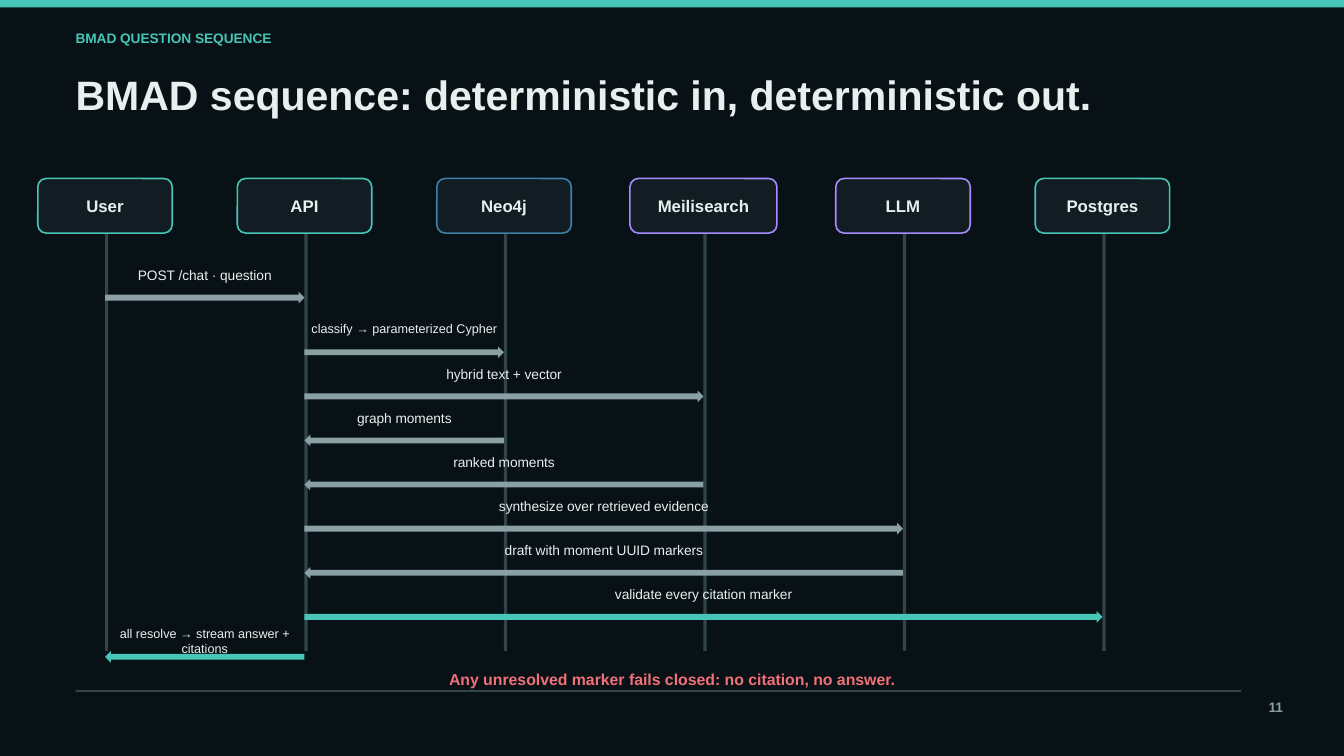
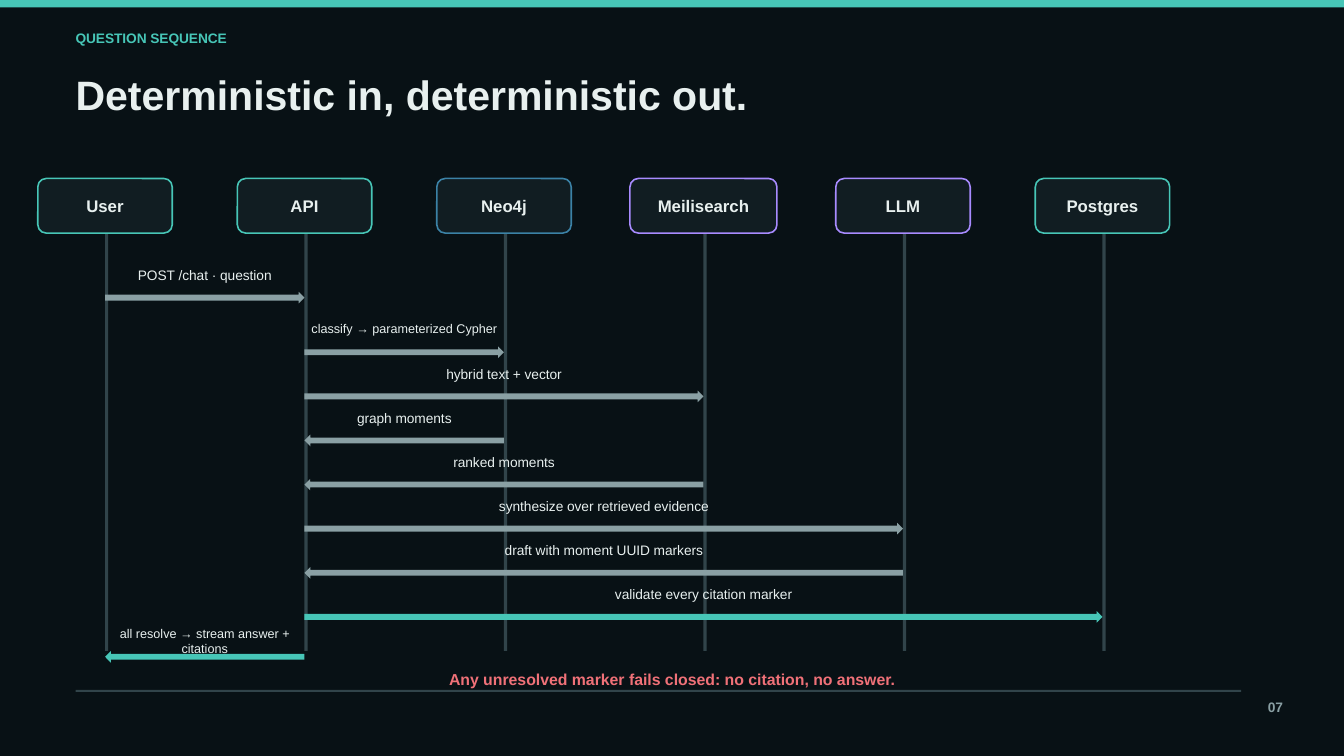
Before and after one commit to tgoeke/july-2026-ai-americas-cohort-meetingminer, a slide deck: slide 7 of docs/MeetingMiner-15-minute-capstone.pptx (slide 11 before the commit). Drawn at 1344x756 pixels with LibreOffice and Linux fonts; fonts in the diff are those of the drawing. Boxes give left, top, right and bottom in pixels: in the first picture for what was removed or moved away, otherwise in the second. Text is boxed around its words. In the diff, an @@ line names an element or a change of style, - is before the commit and + after.

```diff
--- a/docs/MeetingMiner-15-minute-capstone.pptx
+++ b/docs/MeetingMiner-15-minute-capstone.pptx
@@ text at (76, 33, 226, 46): text changed @@
-BMAD QUESTION SEQUENCE
+QUESTION SEQUENCE
@@ text at (76, 80, 747, 117): text changed @@
-BMAD sequence: deterministic in, deterministic out.
+Deterministic in, deterministic out.
@@ text at (1268, 702, 1283, 712): text changed @@
-11
+07
```
Also in this commit, not shown: 10 other slides changed, 7 slides removed, 1 other file.
